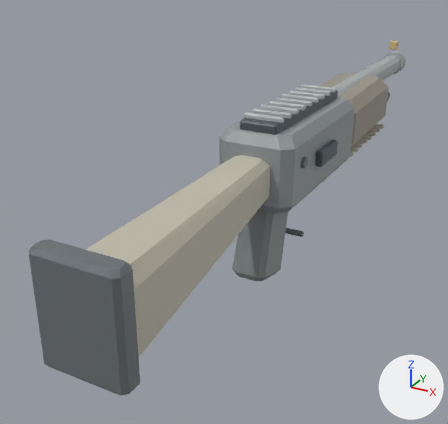
Renders of the glTF model assets/models/shotgun.glb from each side of a commit.
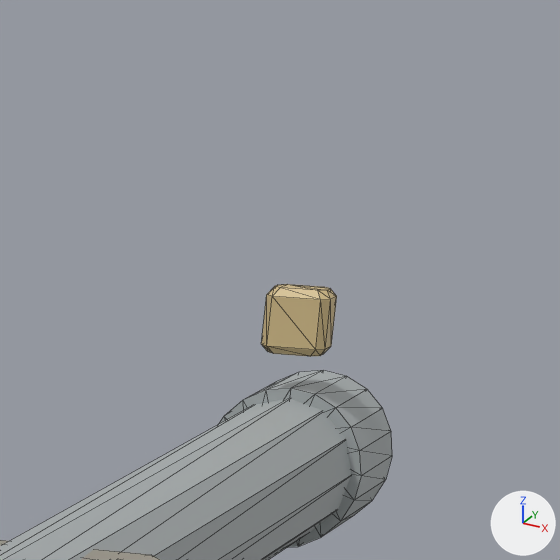
Each version appears first whole from a 50 mm lens placed at (0.631, -1.544, 0.527), pointed at (-0.174, -0.08, -0.206), and next in a close-up on the part from 79% to 95% of the width and 1% to 18% of the height. The axes (+X, +Y, +Z) are drawn at lower right. The lights are the same throughout. The last two pictures show the newer version. The close-ups show mesh edges as thin lines. Where no turn or scale is listed for an object, it has been applied to the vertices. Vertices at exactly the same position are counted once.

The first close-up shows 'geometry_0'.
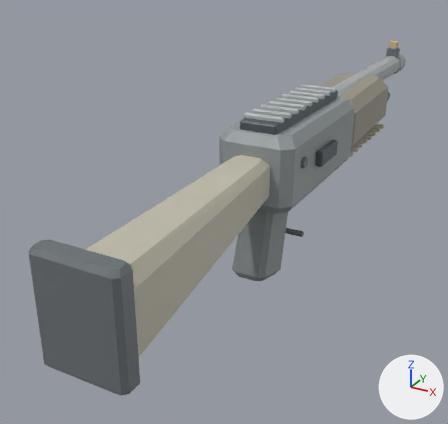
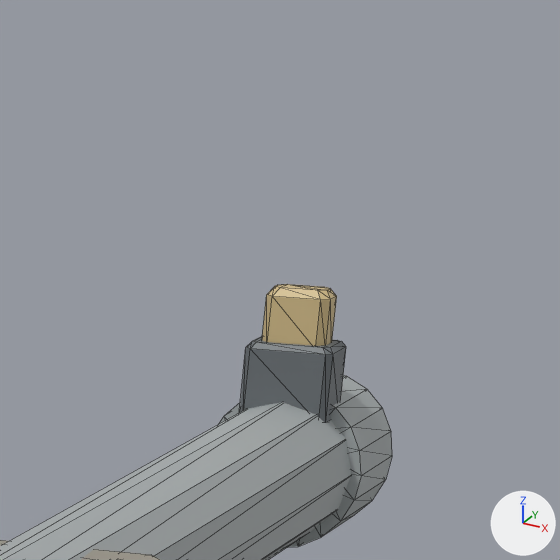
The edits, one by one:
me_geometry_0 is used by ob_geometry_0; location (0.0, 0.0, 0.0).
me_geometry_0 had 1086 vertices, 2044 faces and spanned x -0.11..0.12, y -0.9..1.07, z -0.31..0.16.
me_geometry_0 now has 1118 vertices, 2104 faces and spans x -0.11..0.12, y -0.9..1.07, z -0.31..0.16.
me_geometry_0 part 1: the loose piece of 32 vertices spanning x -0.02..0.02, y 1.0..1.02, z 0.12..0.16 is copied, and the copy is moved by (0.0, 0.0, -0.03); it spans x -0.02..0.02, y 0.99..1.03, z 0.09..0.13.

Location of each change, (x1, y1, x2, y2) in pixels of the close-ups (560 x 560 px):
part 1 of me_geometry_0, added: after (239, 336, 346, 423)
